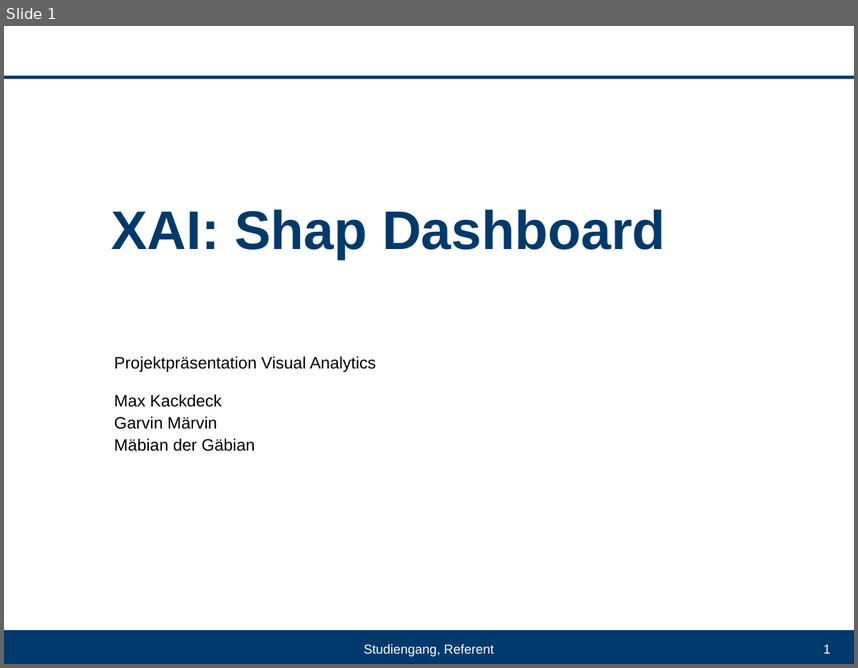
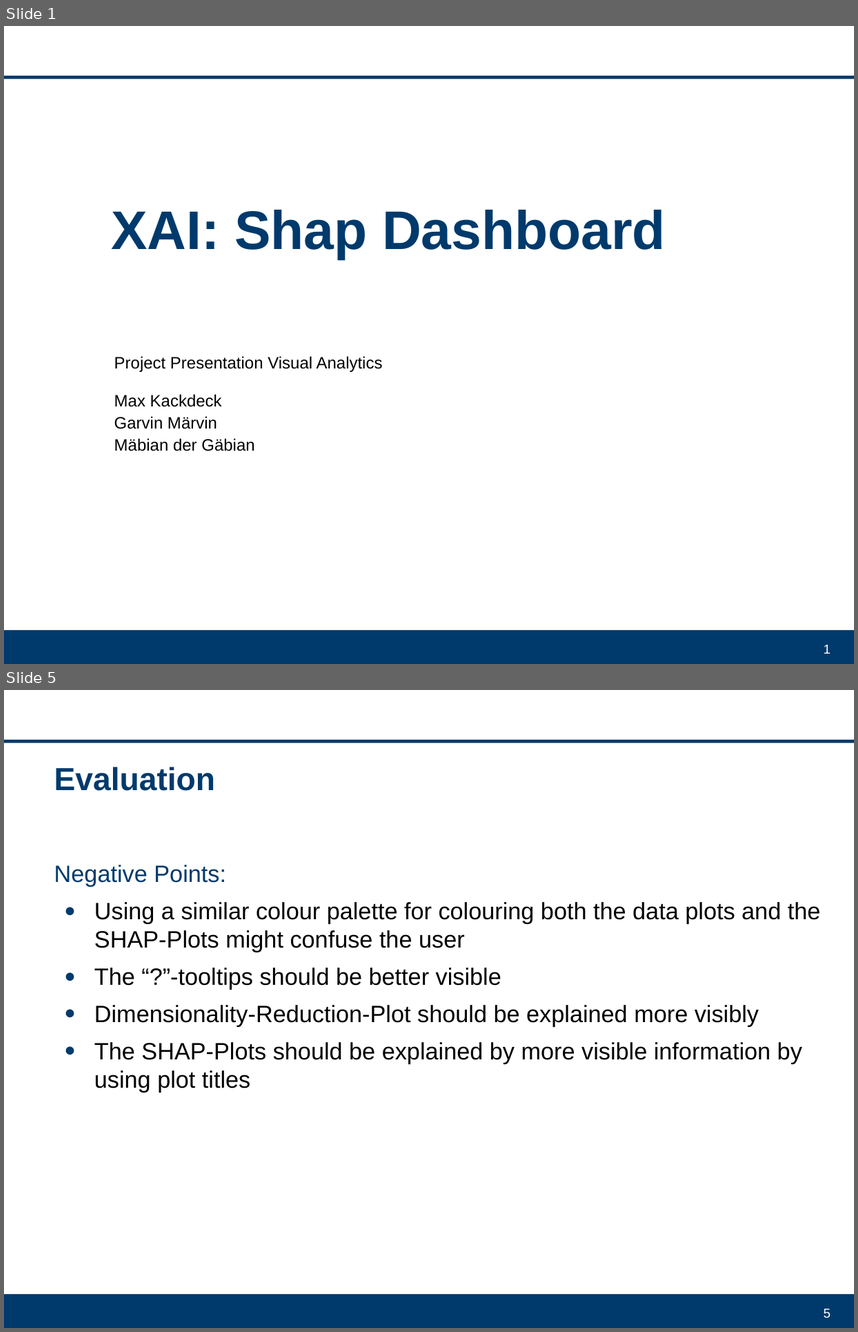
Before and after one commit to DrFab1/va_explainable_ai, a slide deck: VA_Projekt.ppt. Shown one above the other, each under a label of ours: slide 1 before the commit, slides 1 and 5 after it; the slides between them are not shown. The pictures are 858x668 and 858x1332 pixels, drawn with LibreOffice and Linux fonts; fonts in the diff are those of the drawing; background and template pictures are left out. Boxes give left, top, right and bottom in pixels: in the first picture for what was removed or moved away, otherwise in the second. Text is boxed around its words. In the diff, an @@ line names an element or a change of style, - is before the commit and + after.

```diff
--- a/VA_Projekt.ppt
+++ b/VA_Projekt.ppt
@@ slide 5 added at [4,690,854,1328], background #FFFFFF; not listed: 2 template elements that a slide beside it also shows @@
@@ title added at [54,767,215,791], 27 pt, text #003A6C, bold @@
+Evaluation
@@ text added at [54,865,821,1092], 20 pt, text #000000 @@
+Negative Points:
+● Using a similar colour palette for colouring both the data plots and the SHAP-Plots might confuse the user
+● The “?”-tooltips should be better visible
+● Dimensionality-Reduction-Plot should be explained more visibly
+● The SHAP-Plots should be explained by more visible information by using plot titles
@@ page number added at [824,1308,831,1318], 11 pt, text #FFFFFF @@
+5
@@ slide 1 changed as well @@
@@ subtitle at [114,356,383,372]: text changed @@
-Projektpräsentation Visual Analytics
+Project Presentation Visual Analytics
@@ text removed at [363,644,494,656] @@
-Studiengang, Referent
```
Also in this commit, not shown: 1 other slide changed, 3 other slides added, 3 slides removed.
